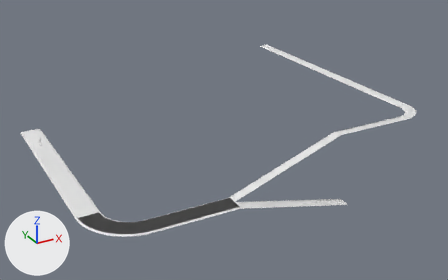
What one commit did to the Blender file BASEmodel.blend.
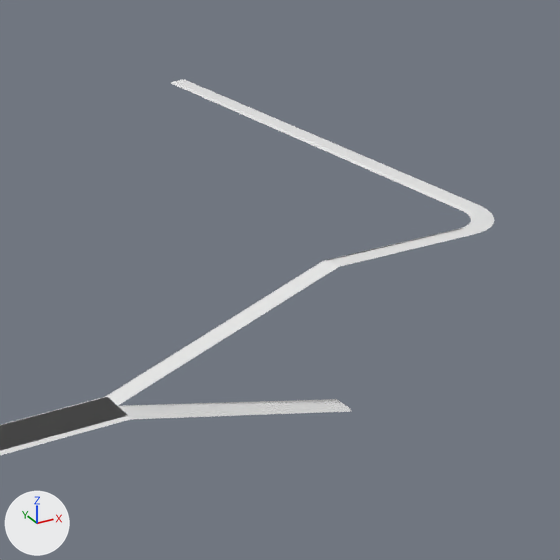
Each version appears first whole from a camera (50 mm lens) standing at (-59.0, -305.0, 133.0) and looking at (89.0, -36.0, -1.0), and next in a close-up on the part from 40% to 100% of the width and 2% to 99% of the height. The lights are fixed; the arrows at lower left show +X, +Y and +Z.

The older version as bpy lines, for what is in view:
```python
me_plane = bpy.data.meshes.new('Plane')
me_plane.from_pydata(...)  # 1438 vertices, 835 faces; spans x -1.2..38.9, y -20.3..9.1, z -3.3..4.5
ob_plane = bpy.data.objects.new('Plane', me_plane)
ob_plane.location = (0.0, 0.0, 0.0)
ob_plane.scale = (4.53, 5.66, 4.53)
```
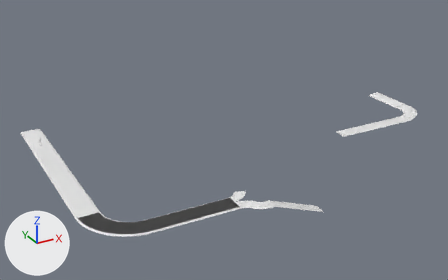
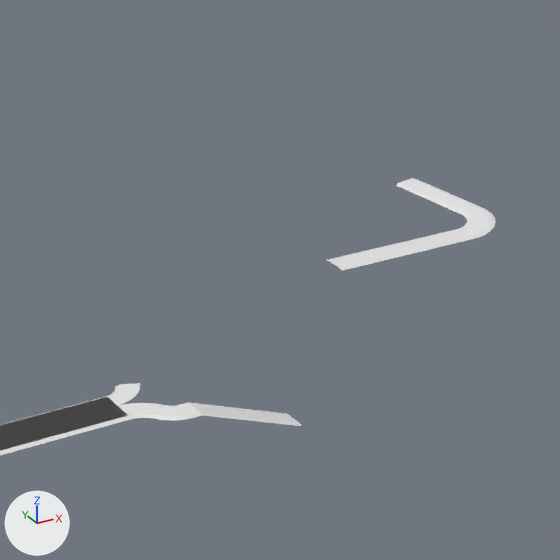
What differs and where, as boxes (x1, y1, x2, y2) in the close-ups (560 x 560 px):
'Plane', reshaped: before (0, 80, 494, 455); after (0, 178, 496, 455)
part 1 of me_plane, added: after (106, 383, 301, 426)
part 2 of me_plane, built on: before (128, 230, 456, 384); after (339, 178, 496, 271)

Edits to the bpy script that builds the scene:
```text
Change me_plane:
    used by ob_plane; location = (0.0, 0.0, 0.0); scale = (4.53, 5.66, 4.53)
    remove me_plane.from_pydata(...)  # 1438 vertices, 835 faces; spans x -1.2..38.9, y -20.3..9.1, z -3.3..4.5
    add me_plane.from_pydata(...)  # 2467 vertices, 1474 faces, 1 loose edge; spans x -1.2..38.9, y -20.3..9.1, z -3.3..4.7
    me_plane part 1: 777 vertices added at x 13.2..21.8, y -19.8..-16.2, z -2.2..0.1
    me_plane part 2: 2 vertices removed from x 25.6..34.5, y -16.9, z 4.4; 254 vertices added at x 25.5..37.3, y -17.9..-11.4, z 4.3..4.7
```
